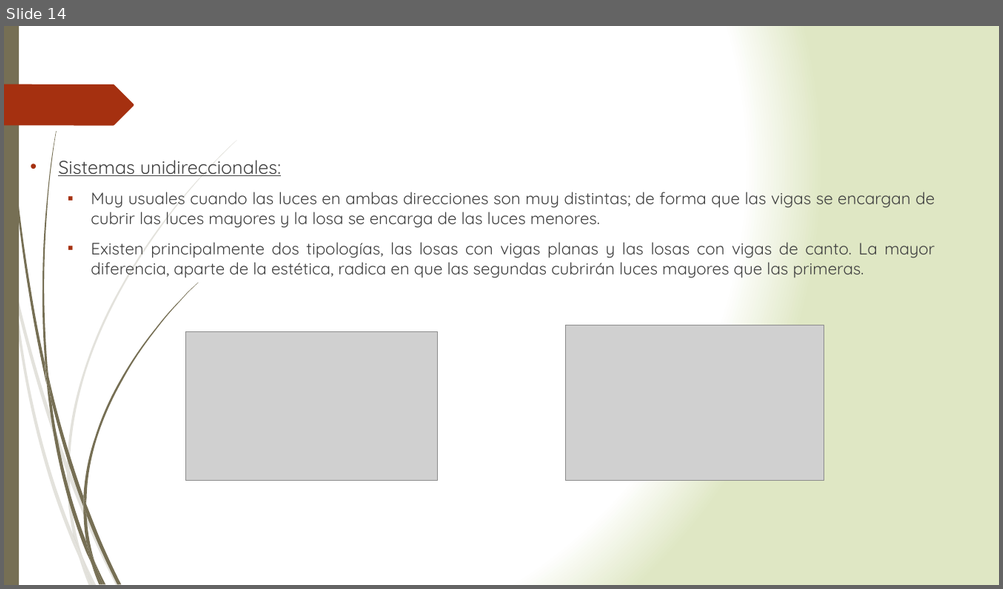
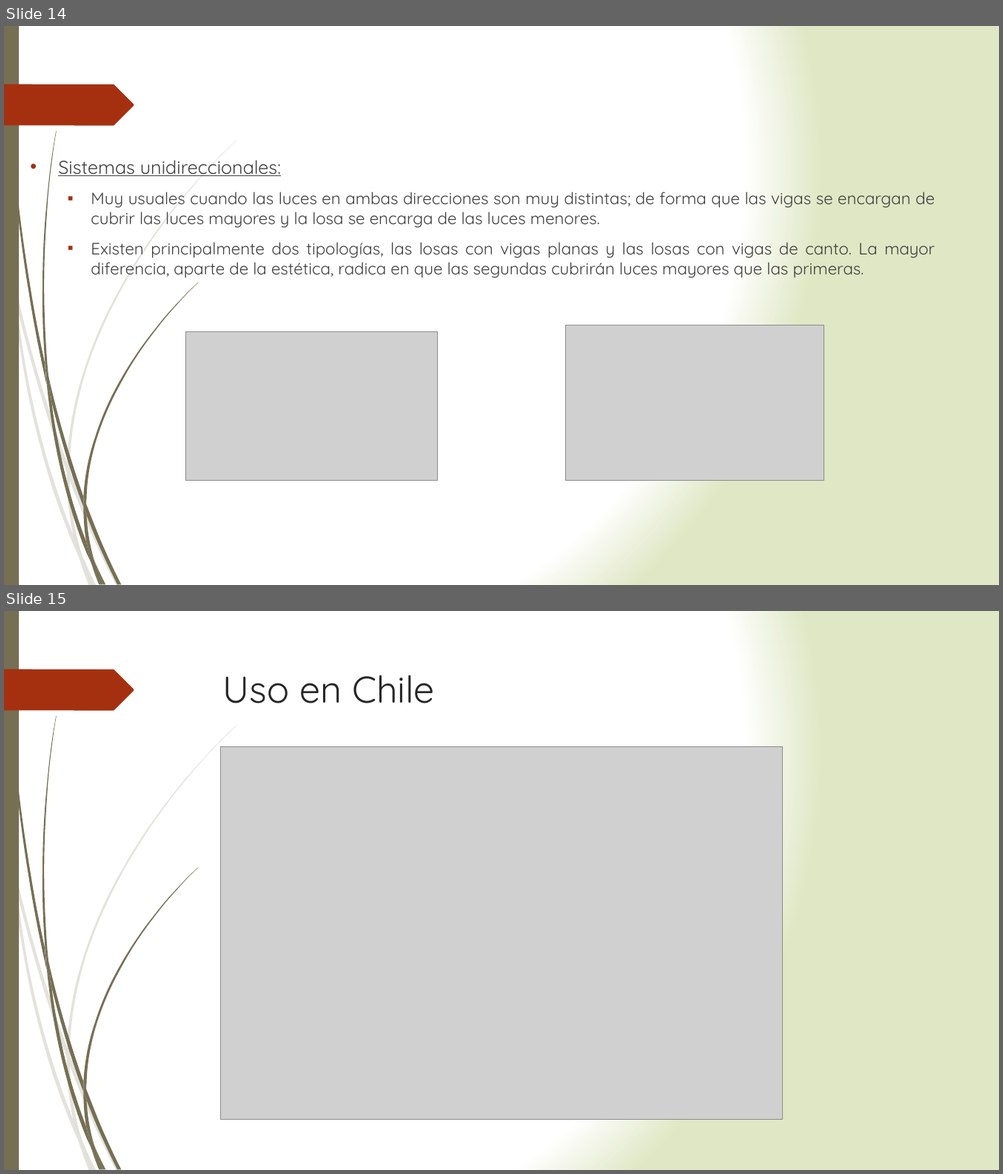
Before and after one commit to ppizarror/proyecto-CI5206, a slide deck: Presentación/Capiteles de Losa.pptx. Shown one above the other, each under a label of ours: slide 14 before the commit, slides 14 and 15 after it. The pictures are 1003x589 and 1003x1174 pixels, drawn with LibreOffice and Linux fonts; fonts in the diff are those of the drawing; grey boxes stand for pictures. Boxes give left, top, right and bottom in pixels: in the first picture for what was removed or moved away, otherwise in the second. Text is boxed around its words. In the diff, an @@ line names an element or a change of style, - is before the commit and + after.

Commit message:
Complemento PPT de capiteles con usos en Chile y armaduar

```diff
--- a/Presentación/Capiteles de Losa.pptx
+++ b/Presentación/Capiteles de Losa.pptx
@@ slide 15 added at [4, 611, 999, 1170], background gradient #FFFFFF to #DFE8C4; not listed: 24 template elements that a slide beside it also shows @@
@@ title added at [223, 675, 434, 703], 36 pt, text #262626 @@
+Uso en Chile
@@ picture added at [220, 747, 783, 1120] @@
```
Also in this commit, not shown: 1 slide changed, 2 other slides added.
